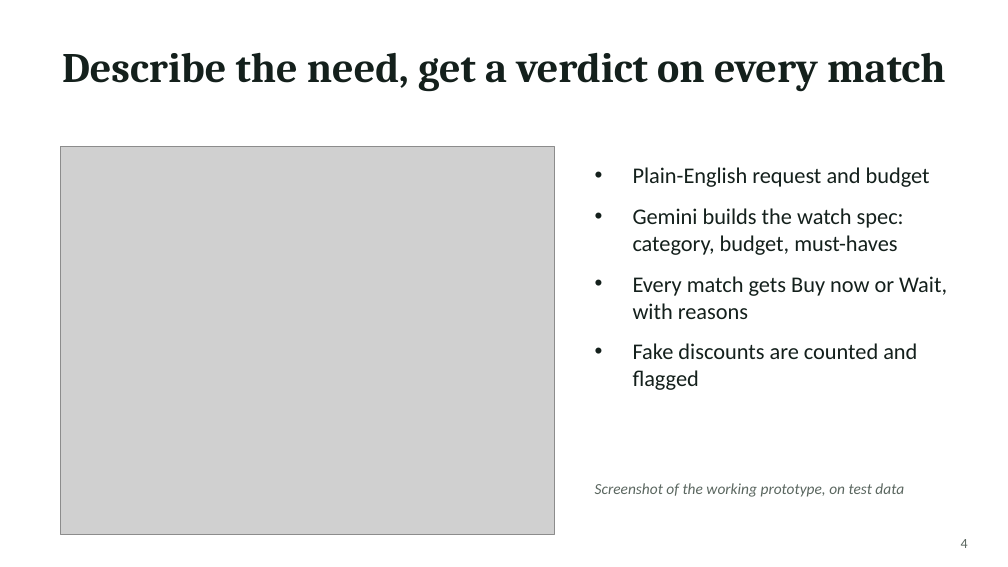
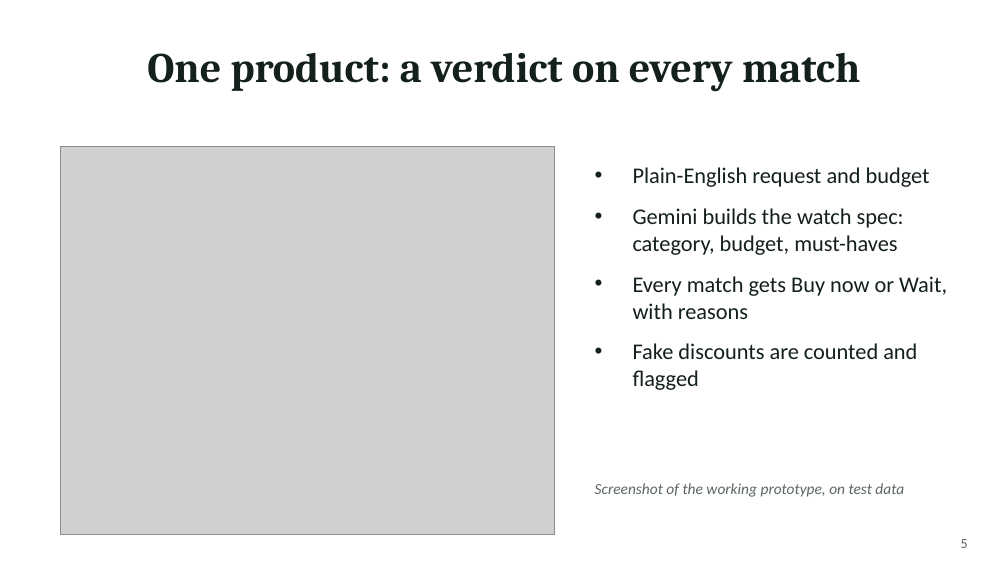
Before and after one commit to guptameenu31/Dealscout, a slide deck: slide 5 of DealScout.pptx (slide 4 before the commit). Drawn at 1008x567 pixels with LibreOffice and Linux fonts; fonts in the diff are those of the drawing; grey boxes stand for pictures. Boxes give left, top, right and bottom in pixels: in the first picture for what was removed or moved away, otherwise in the second. Text is boxed around its words. In the diff, an @@ line names an element or a change of style, - is before the commit and + after.

```diff
--- a/DealScout.pptx
+++ b/DealScout.pptx
@@ title at (x1=147, y1=52, x2=860, y2=92): text changed @@
-Describe the need, get a verdict on every match
+One product: a verdict on every match
@@ page number at (x1=961, y1=539, x2=968, y2=548): text changed @@
-4
+5
```
Also in this commit, not shown: 5 other slides changed, 1 slide added, 1 other file.
